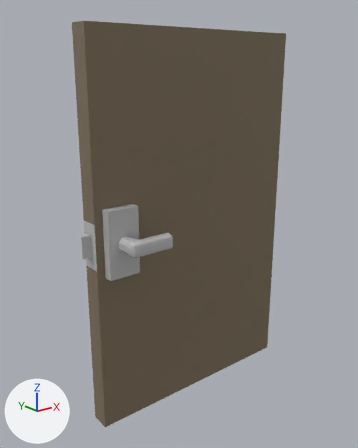
What one commit did to the FBX model Assets/Models/Office Door.FBX.
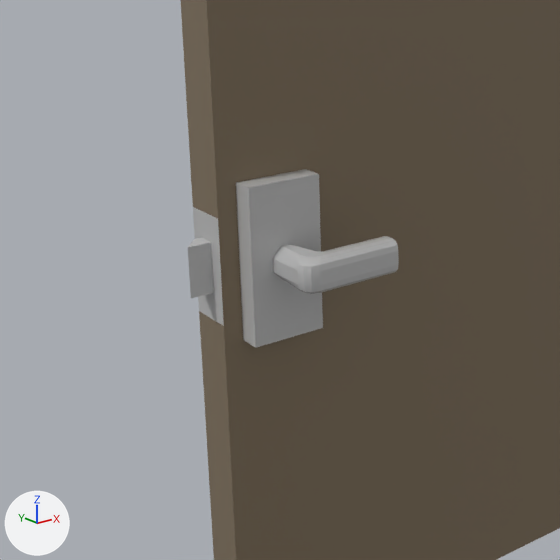
Old and new are each drawn whole from a 50 mm camera at (-1.596, -1.37, 1.239) aimed at (-0.481, 0.023, 0.681) and again close up on the part from 0% to 68% of the width and 29% to 83% of the height. Arrows for +X, +Y and +Z are at lower left; the lights stay in place. Where no turn or scale is listed for an object, it has been applied to the vertices. Vertices at the same position are counted once.

Objects in the first close-up: 'Bolt', 'Door', 'Handle'.
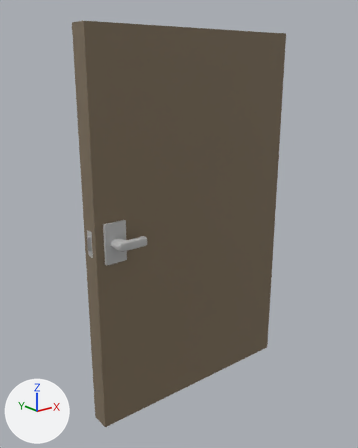
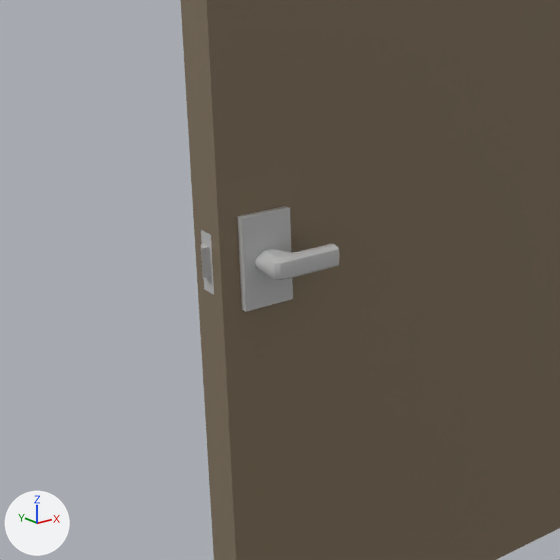
Commit message: Adjusted scale of Door parts
More realistic scale for handle and bolt.

Pixel boxes [x1, y1, x2, y2] of what changed, in the close-ups (560 x 560 px):
'Handle', reshaped, moved (33% narrower, 37% shorter): before [273, 236, 399, 294]; after [255, 244, 339, 280]
'Bolt', mesh rescaled (59% narrower, 43% shorter): before [188, 238, 214, 298]; after [201, 244, 211, 278]
part 2 of me_mesh, added: after [237, 206, 293, 312]
part 3 of me_mesh, cut back: [193, 167, 402, 350] in both

Diff of the bpy script that builds the scene:
```diff
--- a/Assets/Models/Office Door.FBX.py
+++ b/Assets/Models/Office Door.FBX.py
@@ me_mesh_001 @@
 # used by ob_handle; location = (-0.789, 0.0, 0.696)
-me_mesh_001.from_pydata(...)  # 250 vertices, 468 faces; spans x -0.016..0.141, y -0.153..0.155, z -0.027..0.024
+me_mesh_001.from_pydata(...)  # 358 vertices, 676 faces; spans x -0.014..0.094, y -0.103..0.093, z -0.016..0.016
+# me_mesh_001 part 4: 125 vertices removed from x -0.016..0.141, y -0.153..-0.068, z -0.027..0.024; 179 vertices added at x -0.014..0.094, y -0.103..-0.05, z -0.016..0.016
 me_mesh_001.materials.append(mat_material__97)
@@ me_mesh @@
 # used by ob_door; location = (0.0, 0.0, 0.0)
-me_mesh.from_pydata(...)  # 36 vertices, 33 faces; spans x -0.868..0.0, y -0.068..0.07, z 0.0..1.367
+me_mesh.from_pydata(...)  # 40 vertices, 32 faces; spans x -0.868..0.0, y -0.045..0.045, z 0.0..1.367
+# me_mesh part 2: a new loose piece of 16 vertices spanning x -0.838..-0.759, y -0.045..0.045, z 0.626..0.764, in mat_material__97 (grey #bcbcbc)
+# me_mesh part 3
+# 28 vertices are removed from x -0.868..-0.724, y -0.068..0.07, z 0.578..0.813
+# 30 faces are deleted
+# 16 vertices are added at x -0.868..-0.759, y -0.034..0.038, z 0.626..0.764
+# 16 new faces join them, mat_material__85 (brown #80715c)
+# 1 new face joins them, mat_material__97 (grey #bcbcbc)
 me_mesh.materials.append(mat_material__97)
@@ me_mesh_002 @@
 me_mesh_002.from_pydata(...)  # 8 vertices, 6 faces; spans x -0.0157..0.0221, y -0.0133..0.0133, z -0.2271..-0.152
 # used by ob_bolt; location = (-0.889, 0.003, 0.878)
+# me_mesh_002 part 1: the whole mesh is scaled about its middle by (0.359, 0.619, 0.579), then moved by (0.0105, 0.0, 0.0079)
 me_mesh_002.materials.append(mat_material__97)
@@ ob_handle @@
 ob_handle = bpy.data.objects.new('Handle', me_mesh_001)
-ob_handle.location = (-0.789, 0.0, 0.696)
+ob_handle.location = (-0.807, 0.005, 0.695)
```
